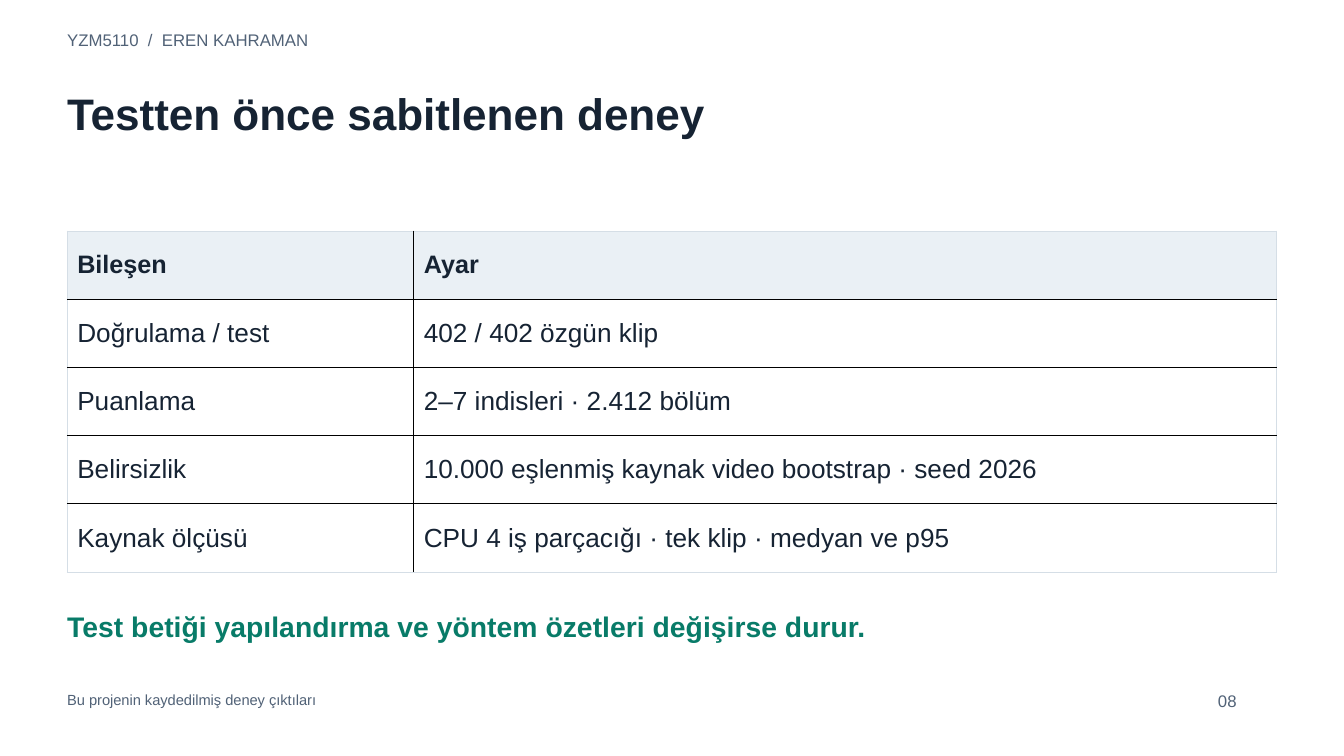
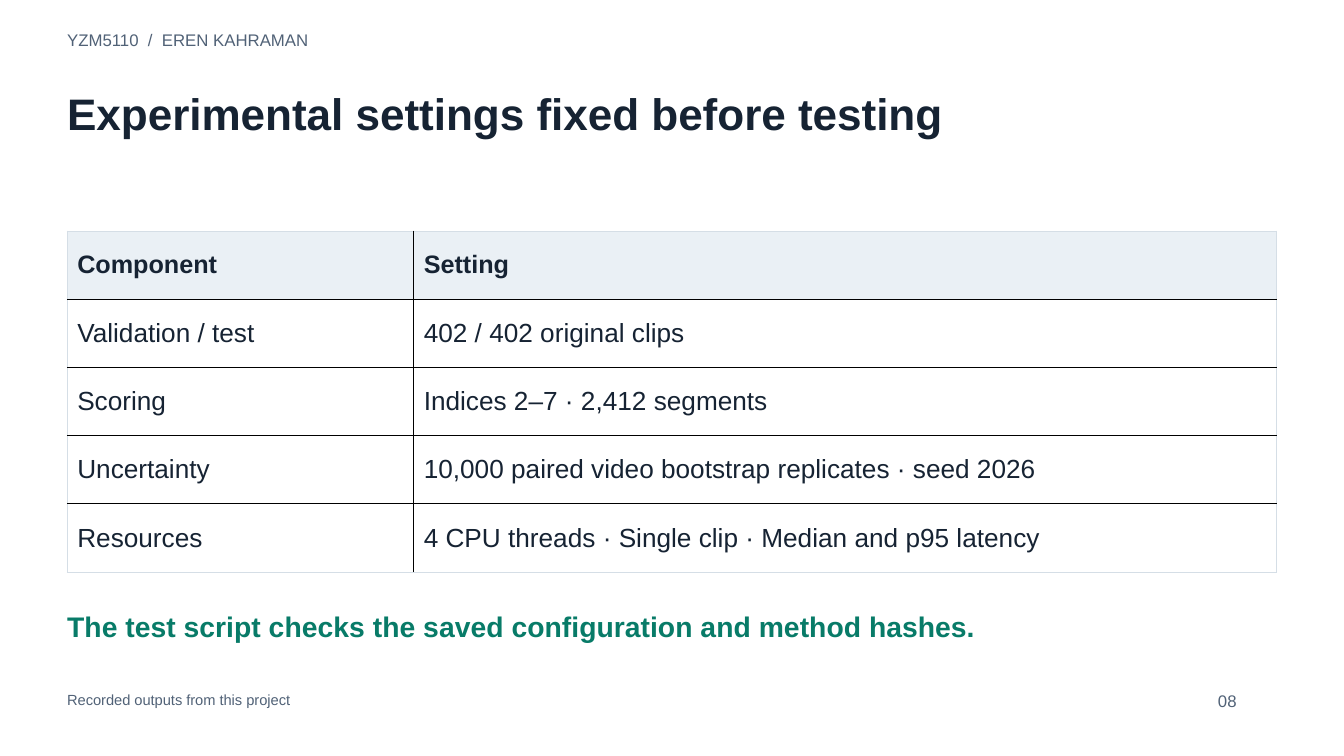
Before and after one commit to yasarkasa/yzm5110-ave-audio-shifts, a slide deck: slide 8 of output/slides/Kahraman_YZM5110_Presentation.pptx. Drawn at 1344x756 pixels with LibreOffice and Linux fonts; fonts in the diff are those of the drawing. Boxes give left, top, right and bottom in pixels: in the first picture for what was removed or moved away, otherwise in the second. Text is boxed around its words. In the diff, an @@ line names an element or a change of style, - is before the commit and + after.

```diff
--- a/output/slides/Kahraman_YZM5110_Presentation.pptx
+++ b/output/slides/Kahraman_YZM5110_Presentation.pptx
@@ text at box(67, 98, 942, 138): text changed @@
-Testten önce sabitlenen deney
+Experimental settings fixed before testing
@@ table at box(68, 231, 1277, 573) @@
-row 1, column 1: Bileşen
+row 1, column 1: Component
-row 1, column 2: Ayar
+row 1, column 2: Setting
-row 2, column 1: Doğrulama / test
+row 2, column 1: Validation / test
-row 2, column 2: 402 / 402 özgün klip
+row 2, column 2: 402 / 402 original clips
-row 3, column 1: Puanlama
+row 3, column 1: Scoring
-row 3, column 2: 2–7 indisleri · 2.412 bölüm
+row 3, column 2: Indices 2–7 · 2,412 segments
-row 4, column 1: Belirsizlik
+row 4, column 1: Uncertainty
-row 4, column 2: 10.000 eşlenmiş kaynak video bootstrap · seed 2026
+row 4, column 2: 10,000 paired video bootstrap replicates · seed 2026
-row 5, column 1: Kaynak ölçüsü
+row 5, column 1: Resources
-row 5, column 2: CPU 4 iş parçacığı · tek klip · medyan ve p95
+row 5, column 2: 4 CPU threads · Single clip · Median and p95 latency
@@ text at box(67, 616, 975, 643): text changed @@
-Test betiği yapılandırma ve yöntem özetleri değişirse durur.
+The test script checks the saved configuration and method hashes.
@@ text at box(67, 694, 290, 708): text changed @@
-Bu projenin kaydedilmiş deney çıktıları
+Recorded outputs from this project
```
Also in this commit, not shown: 14 other slides changed, 12 other files.
